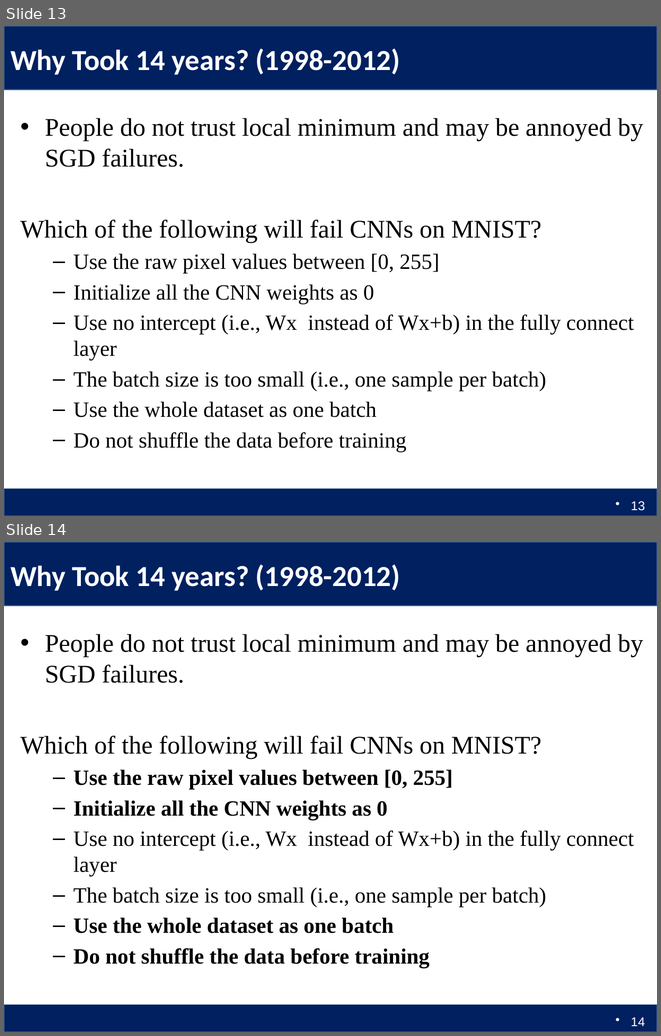
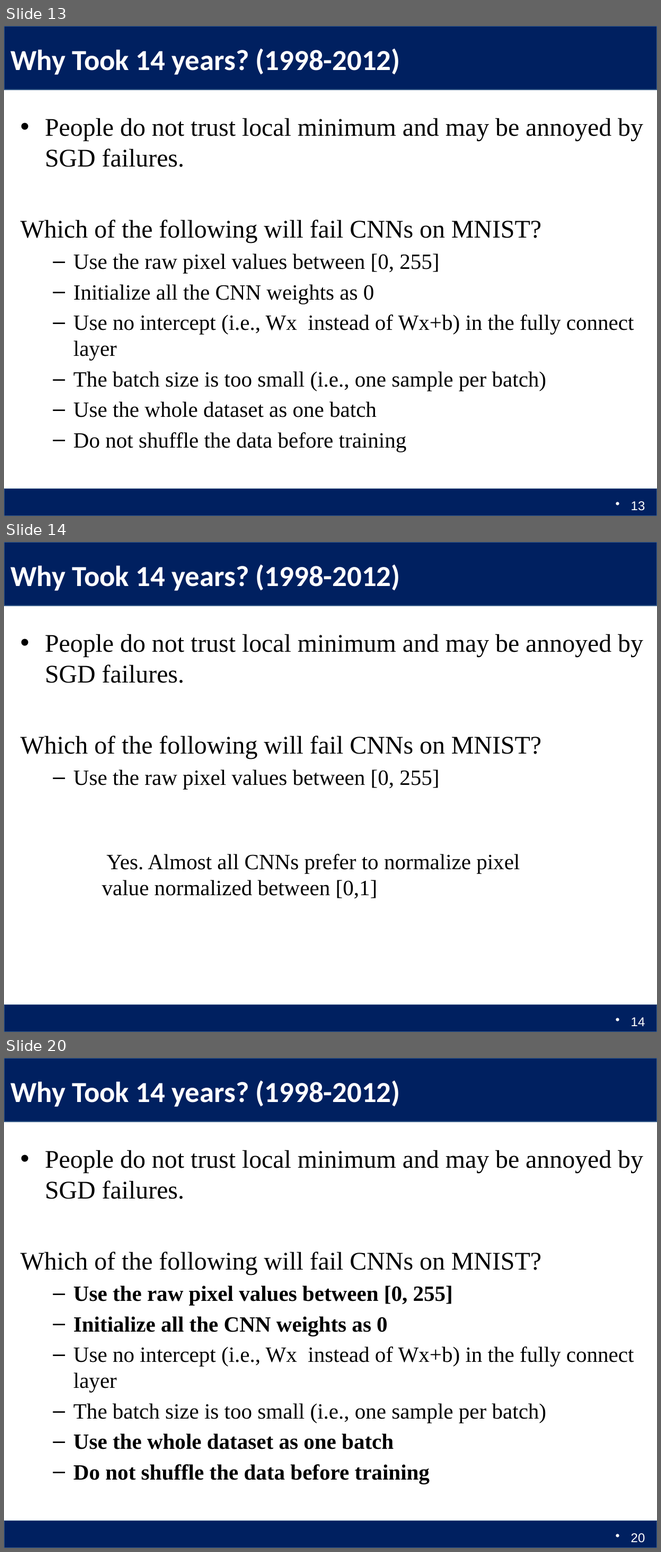
Before and after one commit to Columbia6894/Columbia6894.github.io, a slide deck: lecture/lecture5_llcao.pptx. Shown one above the other, each under a label of ours: slides 13 and 14 before the commit, slides 13, 14 and 20 after it; the slides between them are not shown. The pictures are 661x1036 and 661x1552 pixels, drawn with LibreOffice and Linux fonts; fonts in the diff are those of the drawing. Boxes give left, top, right and bottom in pixels: in the first picture for what was removed or moved away, otherwise in the second. Text is boxed around its words. In the diff, an @@ line names an element or a change of style, - is before the commit and + after.

```diff
--- a/lecture/lecture5_llcao.pptx
+++ b/lecture/lecture5_llcao.pptx
@@ slide 14 added at <box>4,542,657,1032</box>, background #FFFFFF; not listed: 2 template elements that a slide beside it also shows @@
@@ title added at <box>10,564,400,591</box>, 32 pt, text #FFFFFF, bold @@
+Why Took 14 years? (1998-2012)
@@ text added at <box>20,634,643,789</box>, 28 pt, text #000000 @@
+• People do not trust local minimum and may be annoyed by SGD failures.
+Which of the following will fail CNNs on MNIST?
+  – Use the raw pixel values between [0, 255]
@@ text added at <box>102,854,520,898</box>, 24 pt, text #000000 @@
+Yes. Almost all CNNs prefer to normalize pixel value normalized between [0,1]
@@ page number added at <box>631,1017,645,1026</box>, 14 pt, text #FFFFFF @@
+14
@@ what was slide 14 is now slide 20 @@
@@ page number at <box>631,1533,645,1542</box>: text changed @@
-14
+20
```
Also in this commit, not shown: 2 slides changed, 6 other slides added, 2 other files.
